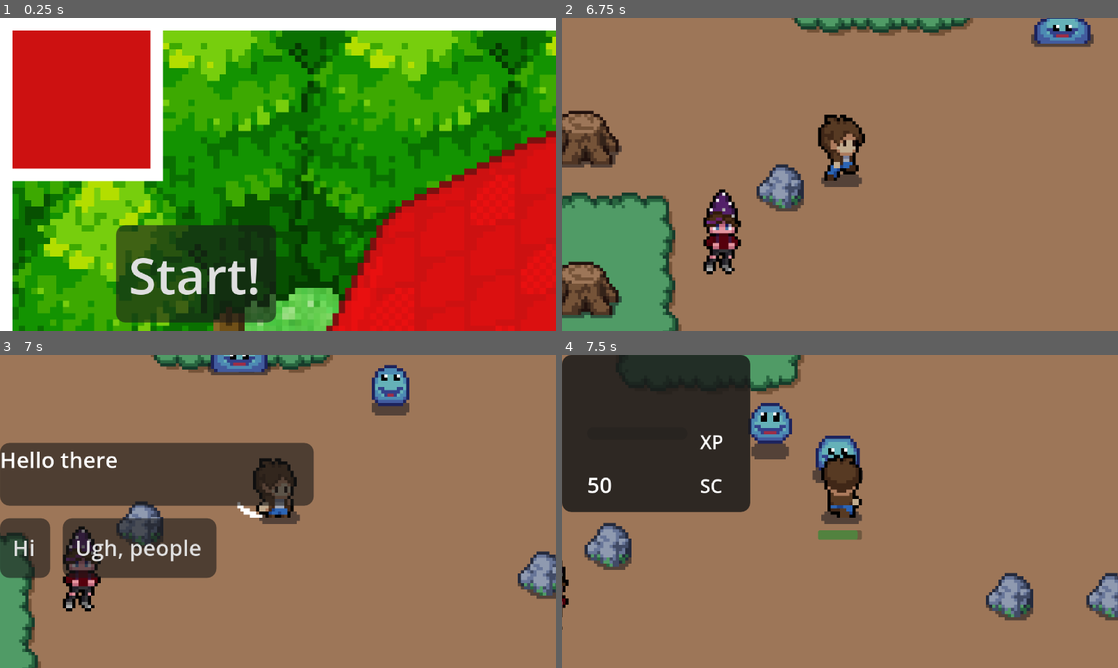
Above: before the commit, frames 1-4 (two rows, left to right).
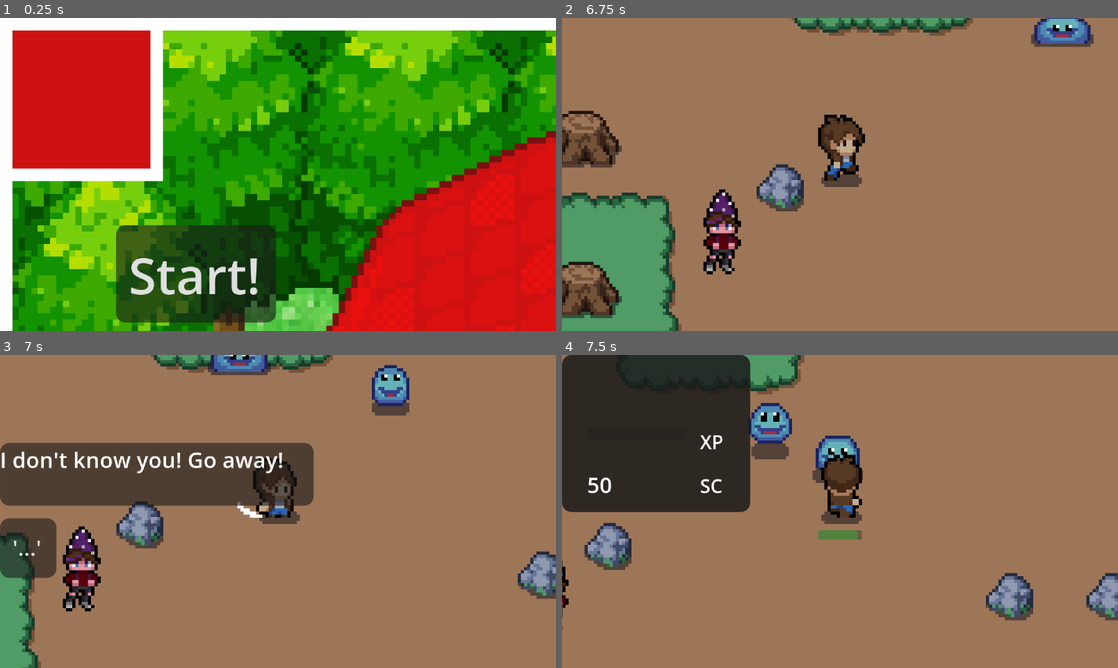
Above: after the commit, the same moments.

Repository: pastamancer277/Gnomatic-Adventures
Game: Godot game, scene res://scenes/main.tscn
Same seed, same stepped clock (60 frames per second), same inputs: the game is played once before the commit and once after it.
Inputs:
- Up to frame 1 (0.25 s): no input
- Up to frame 2 (6.75 s): click "Start!" at 0.5 s; tap Enter (ui_accept) at 1.25, 1.52, 2.27, 3.77, 4.52, 5.27 s; hold Right (ui_right) 1.28-2.03 s; tap E (Interact) at 1.35, 2.1, 3.05, 3.8, 4.55, 5.1, 5.85 s; hold Down (ui_down) 2.03-2.78 s; hold Right (ui_right) 2.78-3.53 s; tap P (LevelAttack) at 2.85, 6.6 s; hold Up (ui_up) 3.53-4.28 s; tap I (LevelHealth) at 3.6 s; hold Left (ui_left) 4.28-5.78 s; tap O (LevelShield) at 4.35 s; tap Tab (Inventory) at 4.9 s; hold Down (ui_down) 5.78-6.53 s; hold Right (ui_right) from 6.53 s (still down)
- Up to frame 3 (7 s): keep holding Right (ui_right); tap Enter (ui_accept) at 6.77 s; tap E (Interact) at 6.8 s
- Up to frame 4 (7.5 s): release Right (ui_right) at 7.28 s; hold Up (ui_up) from 7.28 s (still down); tap I (LevelHealth) at 7.35 s

Frames 1-2 are identical in both runs. In frame 3, 6.4% of the frame differs, in the area x 0-51%, y 30-72%; in frame 4, nothing differs.

Commit message:
Pre-Alpha Completed

Diff:
--- a/scenes/NPCs/ForestNPC1.tscn
+++ b/scenes/NPCs/ForestNPC1.tscn
@@ -7,12 +7,10 @@
 
 [node name="ForestNPC1" unique_id=1704687357 instance=ExtResource("1_mh6k8")]
 
-[node name="AnimatedSprite2D" type="AnimatedSprite2D" parent="." index="0" unique_id=418013863]
-
-[node name="Sprite2D" parent="." index="2" unique_id=1430291876]
+[node name="Sprite2D" parent="." index="1" unique_id=1430291876]
 texture = ExtResource("2_kchg7")
 
-[node name="Dialogue" parent="." index="4" unique_id=517973683]
+[node name="Dialogue" parent="." index="3" unique_id=517973683]
 script = ExtResource("3_q5t66")
 
 [node name="SlimeQuest" type="Node" parent="Quests" parent_id_path=PackedInt32Array(879326239) index="0" unique_id=2050254876]
--- a/scenes/areas/forest1.tscn
+++ b/scenes/areas/forest1.tscn
@@ -6,6 +6,7 @@
 [ext_resource type="Texture2D" uid="uid://vt2aqaqauasb" path="res://assets/sprites/tilesets/grass.png" id="3_dgf10"]
 [ext_resource type="Texture2D" uid="uid://csrusfcx7xp8g" path="res://assets/sprites/objects/objects.png" id="4_eyc41"]
 [ext_resource type="PackedScene" uid="uid://b02bhbqdbog8w" path="res://scenes/chests/basic_chest_1.tscn" id="5_pqpu3"]
+[ext_resource type="PackedScene" uid="uid://cuqox7w1ayuab" path="res://scenes/NPCs/ForestNPC3.tscn" id="7_mt2jm"]
 
 [sub_resource type="TileSetAtlasSource" id="TileSetAtlasSource_nhdnn"]
 texture = ExtResource("2_y6wjh")
@@ -138,5 +139,8 @@
 position = Vector2(398.5, 176.5)
 shape = SubResource("RectangleShape2D_d50ij")
 
+[node name="ForestNPC3" parent="." index="4" unique_id=1834193905 instance=ExtResource("7_mt2jm")]
+position = Vector2(199, 100)
+
 [connection signal="body_entered" from="Cliffside->World" to="." method="_on_cliffside_world_body_entered"]
 [connection signal="body_exited" from="Cliffside->World" to="." method="_on_cliffside_world_body_exited"]
--- a/scenes/cats/basic_cat_ally.tscn
+++ b/scenes/cats/basic_cat_ally.tscn
@@ -2,7 +2,9 @@
 
 [ext_resource type="Script" uid="uid://8lbvu3rk7mf1" path="res://scripts/cats/basic_cat_ally.gd" id="1_m8dvg"]
 
-[node name="BasicCatAlly" type="CharacterBody2D" unique_id=72348834 groups=["damagable", "entity", "player"]]
+[node name="BasicCatAlly" type="CharacterBody2D" unique_id=72348834 groups=["entity", "player"]]
+z_index = 1
+y_sort_enabled = true
 collision_layer = 3
 script = ExtResource("1_m8dvg")
 
--- a/scripts/NPCs/forest1Dialogue.gd
+++ b/scripts/NPCs/forest1Dialogue.gd
@@ -4,6 +4,7 @@
 
 var dialogueBox
 var slimeQuest
+@onready var player = $/root/Main/Sort/PlayerEntities/Player
 
 func _ready() -> void:
 	dialogueBox=$/root/Main/UI/Dialogue
@@ -11,9 +12,13 @@
 
 func interact():
 	if(run==1):
-		dialogueBox.dialogue("Hello there", self)
-		dialogueBox.setDialogueOption("Hi", 0)
-		dialogueBox.setDialogueOption("Ugh, people", 1)
+		if(player.getSocialCredit()>50):
+			dialogueBox.dialogue("Hello there", self)
+			dialogueBox.setDialogueOption("Hi", 0)
+			dialogueBox.setDialogueOption("Ugh, people", 1)
+		else:
+			dialogueBox.dialogue("I don't know you! Go away!", self)
+			dialogueBox.setDialogueOption("'...'", 2)
 	else: if(run==2):
 		dialogueBox.dialogue("Can you kill those three slimes, and bring me the slime?",self)
 		dialogueBox.setDialogueOption("Sure!", 0)
@@ -29,10 +34,13 @@
 
 func playerResponse(key: int):
 	if(run == 1):
-		if(key==0):
-			run+=1
-			interact()
-		else: if(key==1):
+		if(player.getSocialCredit()>50):
+			if(key==0):
+				run+=1
+				interact()
+			else: if(key==1):
+				pass
+		else:
 			pass
 	else: if(run==2):
 		if(key==0 or key==1):
--- a/scripts/NPCs/forest3Dialogue.gd
+++ b/scripts/NPCs/forest3Dialogue.gd
@@ -10,12 +10,12 @@
 
 func interact():
 	if(run==1):
-		dialogueBox.dialogue("I need wood Go fetch some wood sprites.", self)
+		dialogueBox.dialogue("I need wood. Go fetch me some wood sprites.", self)
 		dialogueBox.setDialogueOption("Ok!", 0)
 		dialogueBox.setDialogueOption("I have your wood right here sir", 1)
 	else: if(run==2):
-		dialogueBox.dialogue("Okay awesome.",self)
-		dialogueBox.setDialogueOption("What do you plan to do with the wood?", 0)
+		dialogueBox.dialogue("I think I'll need a little more...",self)
+		dialogueBox.setDialogueOption("Ah, okay", 0)
 	else: if(run==3):
 		dialogueBox.dialogue("I will begin a house for myself, I think.",self)
 		dialogueBox.setDialogueOption("Can't wait to see it!", 0)
@@ -29,7 +29,8 @@
 		if(key==0):
 			pass
 		else: if(key==1):
-			if(player.hasKeyword("wood")):
+			get_node("../Quests/WoodQuest").tryComplete()
+			if(get_node("../Quests/WoodQuest").isComplete()):
 				run=3
 				interact()
 			else:
@@ -39,6 +40,5 @@
 		run=1
 	else: if(run==3):
 		run=4
-		player.addKeyword("forest_clear")
 	else: if(run==4):
 		pass
--- a/scripts/quests/WoodQuest.gd
+++ b/scripts/quests/WoodQuest.gd
@@ -8,7 +8,7 @@
 	pass
 
 func tryComplete():
-	if($/root/Main/Systems/Inventory.tryRemove({wood_item: 3})):
+	if($/root/Main/Systems/Inventory.tryRemove({wood_item: 1})):
 		complete=true
 		player.gainXP(100)
 		player.changeCredit(1)
